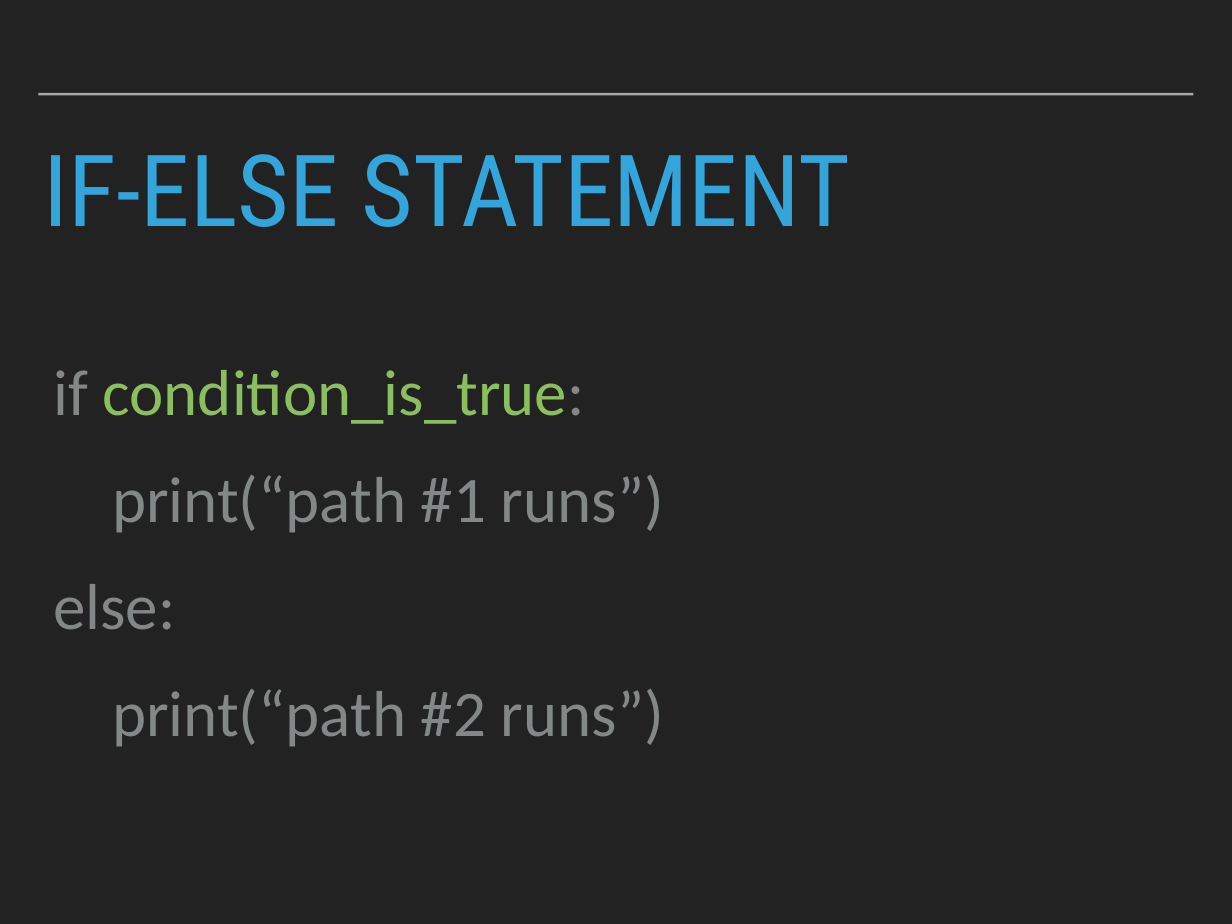
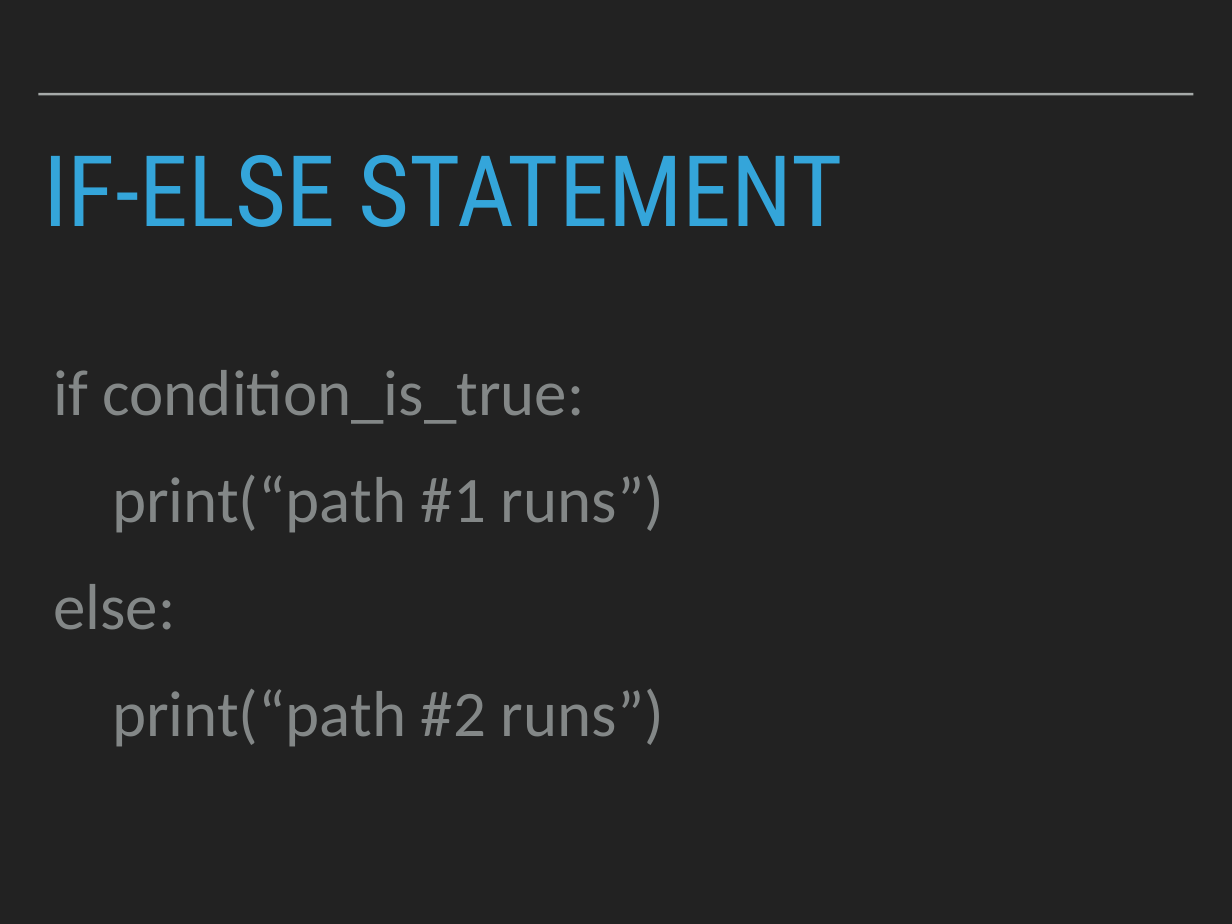
Before and after one commit to robcarrington/python-for-data-science, a slide deck: slide 42 of Session3/Session3_Slides.pptx (slide 7 before the commit). Drawn at 1232x924 pixels with LibreOffice and Linux fonts; fonts in the diff are those of the drawing. Boxes give left, top, right and bottom in pixels: in the first picture for what was removed or moved away, otherwise in the second. Text is boxed around its words. In the diff, an @@ line names an element or a change of style, - is before the commit and + after.

```diff
--- a/Session3/Session3_Slides.pptx
+++ b/Session3/Session3_Slides.pptx
@@ title "IF-ELSE STATEMENT" at bbox=[43, 155, 842, 227]: size 82.8 to 82 pt @@
@@ text at bbox=[53, 370, 585, 424]: text colour #8ABE5E to #838787 in "condition_is_true:" @@
```
Also in this commit, not shown: 7 other slides changed, 25 slides added, 54 slides removed, 5 other files.
